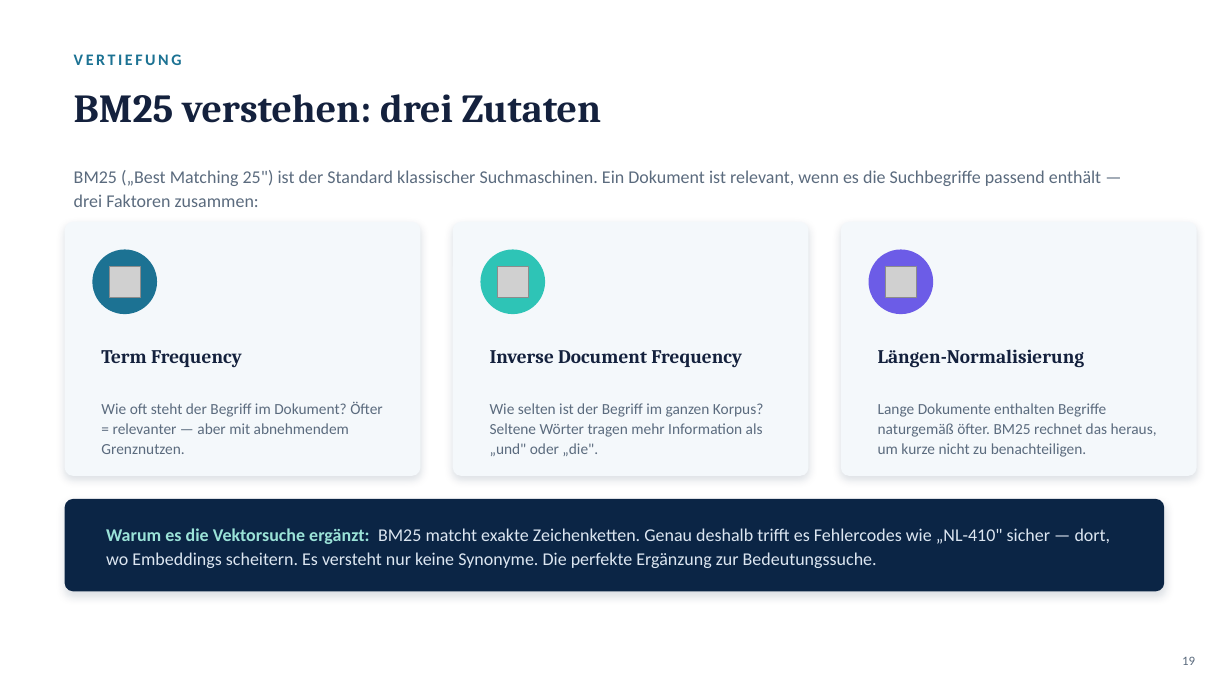
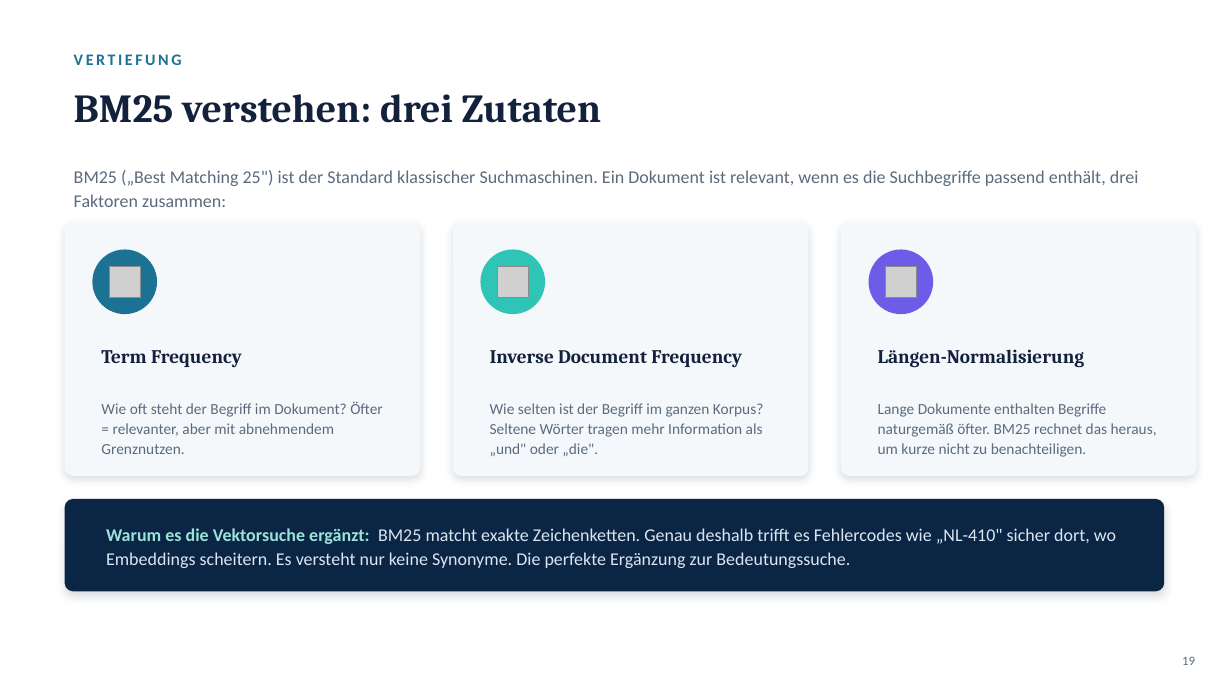
Before and after one commit to JBderLeuchtturm/nordlicht-workshop, a slide deck: slide 19 of RAG_Advanced_Folien.pptx. Drawn at 1232x693 pixels with LibreOffice and Linux fonts; fonts in the diff are those of the drawing; grey boxes stand for pictures. Boxes give left, top, right and bottom in pixels: in the first picture for what was removed or moved away, otherwise in the second. Text is boxed around its words. In the diff, an @@ line names an element or a change of style, - is before the commit and + after.

```diff
--- a/RAG_Advanced_Folien.pptx
+++ b/RAG_Advanced_Folien.pptx
@@ text at <box>74,170,1139,207</box>: text changed @@
-BM25 („Best Matching 25") ist der Standard klassischer Suchmaschinen. Ein Dokument ist relevant, wenn es die Suchbegriffe passend enthält — drei Faktoren zusammen:
+BM25 („Best Matching 25") ist der Standard klassischer Suchmaschinen. Ein Dokument ist relevant, wenn es die Suchbegriffe passend enthält, drei Faktoren zusammen:
@@ text at <box>101,402,382,454</box>: text changed @@
-Wie oft steht der Begriff im Dokument? Öfter = relevanter — aber mit abnehmendem Grenznutzen.
+Wie oft steht der Begriff im Dokument? Öfter = relevanter, aber mit abnehmendem Grenznutzen.
@@ text at <box>106,528,1116,568</box>: text changed @@
-Warum es die Vektorsuche ergänzt: BM25 matcht exakte Zeichenketten. Genau deshalb trifft es Fehlercodes wie „NL-410" sicher — dort, wo Embeddings scheitern. Es versteht nur keine Synonyme. Die perfekte Ergänzung zur Bedeutungssuche.
+Warum es die Vektorsuche ergänzt: BM25 matcht exakte Zeichenketten. Genau deshalb trifft es Fehlercodes wie „NL-410" sicher dort, wo Embeddings scheitern. Es versteht nur keine Synonyme. Die perfekte Ergänzung zur Bedeutungssuche.
```
Also in this commit, not shown: 29 other slides changed, 1 slide removed.
